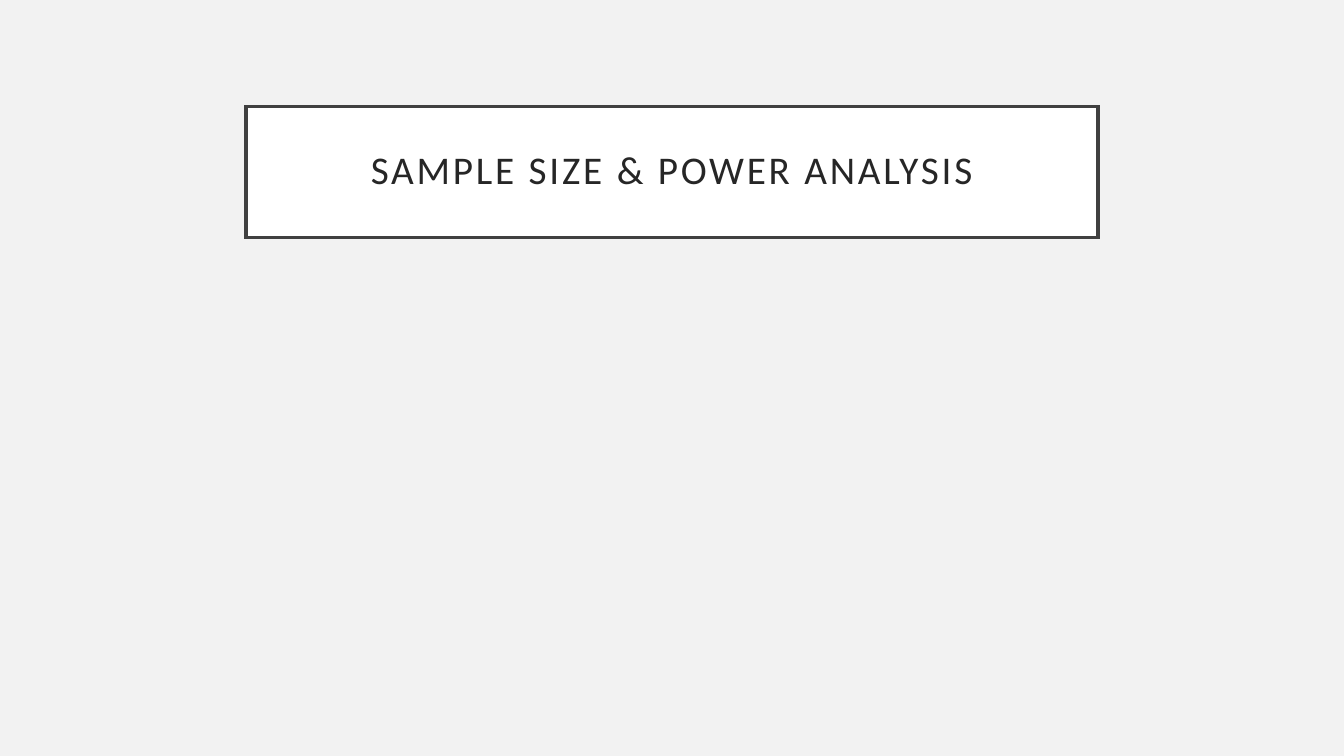
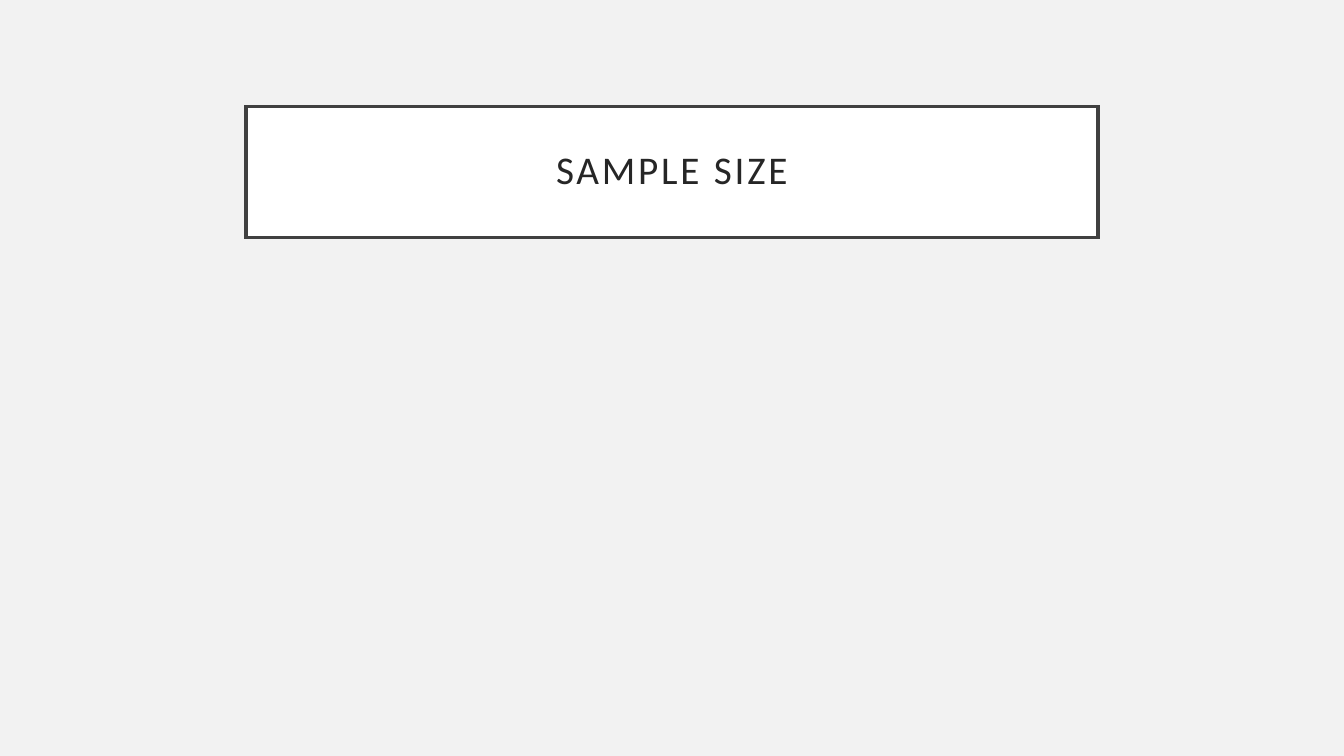
Before and after one commit to eholdmore/StatsForCompBio, a slide deck: slide 13 of Stats-for-Comp-Bio.pptx. Drawn at 1344x756 pixels with LibreOffice and Linux fonts; fonts in the diff are those of the drawing. Boxes give left, top, right and bottom in pixels: in the first picture for what was removed or moved away, otherwise in the second. Text is boxed around its words. In the diff, an @@ line names an element or a change of style, - is before the commit and + after.

```diff
--- a/Stats-for-Comp-Bio.pptx
+++ b/Stats-for-Comp-Bio.pptx
@@ title at (556,158,788,185): text changed @@
-SAMPLE SIZE & POWER ANALYSIS
+SAMPLE SIZE
```
Also in this commit, not shown: 2 other slides changed, 3 slides added, 6 other files.
